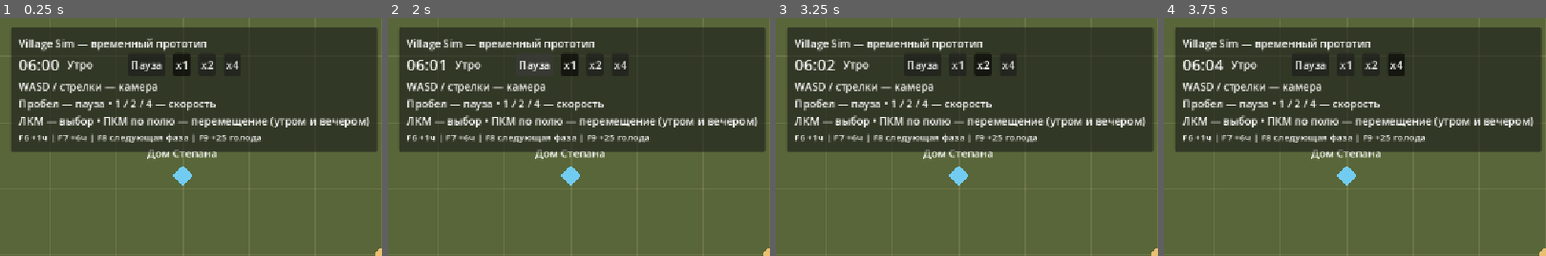
Above: before the commit, frames 1-4 (left to right).
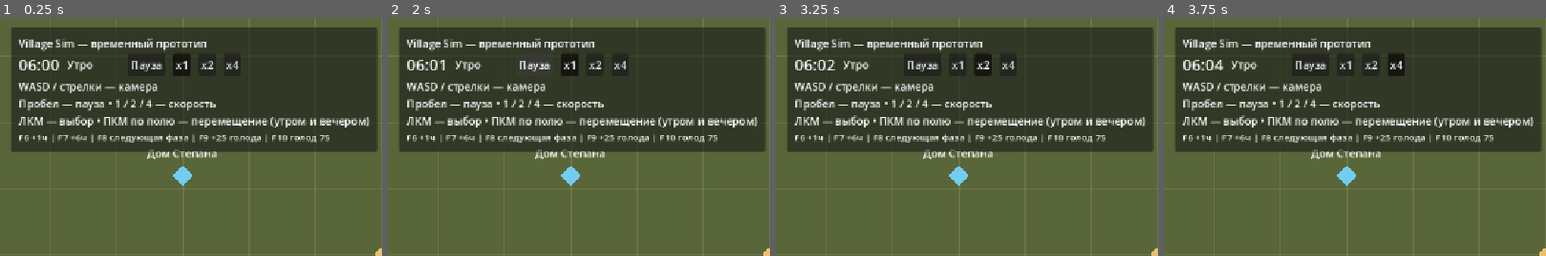
Above: after the commit, the same moments.

Repository: vladlopata5/village-sim
Game: Godot game, scene res://scenes/main.tscn
Two runs of this game, one before a commit and one after it. Both use one fixed random seed, a clock stepped at 60 frames per second and the inputs below.
Inputs:
- Up to frame 1 (0.25 s): no input
- Up to frame 2 (2 s): click "Пауза" at 0.5 s; click "Продолжить" at 1.25 s
- Up to frame 3 (3.25 s): click "x1" at 2 s; click "x2" at 2.75 s
- Up to frame 4 (3.75 s): click "x4" at 3.5 s
The pictures show only the part of the screen within x 0-50%, y 0-50%; the shares and areas given below are measured in that part.

The runs differ from the first frame. In frame 1, 0.3% of the frame differs, in the area x 69-87%, y 48-53%; in frame 2, 0.3%; in frame 3, 0.3%; in frame 4, 0.3%.

Commit message:
Add hunger-driven eating and resume resident schedule

Diff:
--- a/scenes/main.tscn
+++ b/scenes/main.tscn
@@ -15,6 +15,8 @@
 [ext_resource type="Script" path="res://scripts/world_location_view_2d.gd" id="9"]
 
 [ext_resource type="Script" path="res://scripts/resident_hunger.gd" id="10"]
+
+[ext_resource type="Script" path="res://scripts/resident_needs_controller.gd" id="11"]
 
 [node name="Main" type="Node"]
 process_mode = 3
@@ -80,3 +82,6 @@
 
 [node name="ResidentHunger" type="Node" parent="."]
 script = ExtResource("10")
+
+[node name="ResidentNeedsController" type="Node" parent="."]
+script = ExtResource("11")
--- a/scripts/main.gd
+++ b/scripts/main.gd
@@ -6,6 +6,7 @@
 const BuildingData = preload("res://scripts/building_data.gd")
 const BuildingType = preload("res://scripts/building_type.gd")
 const BuildingView2D = preload("res://scenes/building_view_2d.tscn")
+var buildings: Array[BuildingData] = []
 var kitchen_data: BuildingData
 var world_locations = WorldLocations2D.new()
 var resident_data: ResidentData
@@ -24,6 +25,7 @@
 	$HUD/ResidentCard.bind_selection(resident_selection)
 	_create_test_resident()
 	_create_test_kitchen()
+	$ResidentNeedsController.setup(game_time, resident_data, buildings, world_locations, resident_intents, resident_schedule)
 	_build_hud()
 	game_time.minute_changed.connect(_update_clock)
 	game_time.phase_changed.connect(field.show_phase)
@@ -72,7 +74,7 @@
 	help.text = "WASD / стрелки — камера\nПробел — пауза • 1 / 2 / 4 — скорость\nЛКМ — выбор • ПКМ по полю — перемещение (утром и вечером)"
 	column.add_child(help)
 	var debug_help := Label.new()
-	debug_help.text = "F6 +1ч | F7 +6ч | F8 следующая фаза | F9 +25 голода"
+	debug_help.text = "F6 +1ч | F7 +6ч | F8 следующая фаза | F9 +25 голода | F10 голод 75"
 	debug_help.add_theme_font_size_override("font_size", 14)
 	column.add_child(debug_help)
 	_update_pause()
@@ -89,6 +91,7 @@
 		KEY_F7: game_time.debug_skip_minutes(360)
 		KEY_F8: game_time.debug_next_phase()
 		KEY_F9: _debug_add_hunger()
+		KEY_F10: _debug_set_hunger()
 		_: return
 	get_viewport().set_input_as_handled()
 
@@ -96,6 +99,11 @@
 	var selected = resident_selection.selected_resident
 	if selected != null:
 		selected.hunger += 25
+
+func _debug_set_hunger() -> void:
+	var selected = resident_selection.selected_resident
+	if selected != null:
+		selected.hunger = 75
 
 func _toggle_pause() -> void:
 	game_time.toggle_pause()
@@ -163,6 +171,7 @@
 
 func _create_test_kitchen() -> void:
 	kitchen_data = BuildingData.new(&"communal_kitchen_01", "Общая кухня", BuildingType.Type.FOOD)
+	buildings.append(kitchen_data)
 	# Same ID links two distinct data objects: building meaning and world place.
 	var location = WorldLocation.new(kitchen_data.id, kitchen_data.display_name)
 	var view = BuildingView2D.instantiate()
--- a/scripts/resident_activity.gd
+++ b/scripts/resident_activity.gd
@@ -1,3 +1,3 @@
 extends RefCounted
 ## Simulation state, independent of intent, renderer and UI.
-enum Type { IDLE, MOVING, SLEEPING, WORKING }
+enum Type { IDLE, MOVING, SLEEPING, WORKING, EATING }
--- a/scripts/resident_card.gd
+++ b/scripts/resident_card.gd
@@ -62,4 +62,5 @@
 		Activity.Type.MOVING: return "Идёт"
 		Activity.Type.SLEEPING: return "Спит"
 		Activity.Type.WORKING: return "Работает"
+		Activity.Type.EATING: return "Ест"
 		_: return "Бездельничает"
--- a/scripts/resident_data.gd
+++ b/scripts/resident_data.gd
@@ -12,9 +12,13 @@
 var profession: String
 var traits: Array[TraitData] = []
 ## Higher hunger/fatigue means more hungry/tired; higher mood means happier.
+signal hunger_changed
 var hunger: int = 0:
 	set(value):
-		hunger = clampi(value, 0, 100)
+		var bounded := clampi(value, 0, 100)
+		if hunger != bounded:
+			hunger = bounded
+			hunger_changed.emit()
 var fatigue: int = 0:
 	set(value):
 		fatigue = clampi(value, 0, 100)
--- /dev/null
+++ b/scripts/resident_needs_controller.gd
@@ -0,0 +1,98 @@
+extends Node
+## First need decision: hunger only. Uses existing buildings, places and intents.
+const Data = preload("res://scripts/resident_data.gd")
+const BuildingData = preload("res://scripts/building_data.gd")
+const BuildingType = preload("res://scripts/building_type.gd")
+const Intent = preload("res://scripts/resident_intent.gd")
+const IntentController = preload("res://scripts/resident_intent_controller.gd")
+const Schedule = preload("res://scripts/resident_schedule_controller.gd")
+const Activity = preload("res://scripts/resident_activity.gd")
+const EAT_PRIORITY := 75
+const HUNGER_THRESHOLD := 70
+const MEAL_MINUTES := 30
+var _data: Data
+var _buildings: Array[BuildingData]
+var _locations: RefCounted
+var _intents: IntentController
+var _schedule: Schedule
+var _clock: Node
+var _eat_intent: Intent
+var _meal_active := false
+var _meal_started_at: int = 0
+var _minutes_left: int = 0
+
+func setup(clock: Node, data: Data, buildings: Array[BuildingData], locations: RefCounted, intents: IntentController, schedule: Schedule) -> void:
+	_clock = clock
+	_data = data
+	_buildings = buildings
+	_locations = locations
+	_intents = intents
+	_schedule = schedule
+	_data.hunger_changed.connect(evaluate)
+	_clock.minute_changed.connect(_on_minute_changed)
+	_clock.phase_changed.connect(_on_phase_changed)
+	_intents.intent_changed.connect(_on_intent_changed)
+	_intents.intent_completed.connect(_on_intent_completed)
+	evaluate()
+
+func evaluate() -> void:
+	if _meal_active:
+		return
+	if _eat_intent != null:
+		if _intents.current_intent == _eat_intent:
+			return
+		_eat_intent = null
+	if _data.hunger < HUNGER_THRESHOLD or _data.activity == Activity.Type.SLEEPING or _schedule.is_night:
+		return
+	for building in _buildings:
+		if building.type != BuildingType.Type.FOOD:
+			continue
+		var location = _locations.get_location(building.id)
+		if location == null:
+			continue
+		var target: Variant = _locations.get_position(location.id)
+		if not target is Vector2:
+			continue
+		var candidate = Intent.new(Intent.Type.MOVE_TO, &"eat", target, EAT_PRIORITY)
+		# Set before submit: a resident already at the kitchen arrives synchronously.
+		_eat_intent = candidate
+		if not _intents.submit(candidate) and _eat_intent == candidate:
+			_eat_intent = null
+		return
+
+func _on_intent_changed(intent: Intent) -> void:
+	if intent.type != Intent.Type.NONE and intent != _eat_intent:
+		_eat_intent = null
+		_meal_active = false
+		_minutes_left = 0
+
+func _on_intent_completed(intent: Intent) -> void:
+	if intent != _eat_intent or _schedule.is_night:
+		return
+	_eat_intent = null
+	_meal_active = true
+	_meal_started_at = _clock.total_minutes
+	_minutes_left = MEAL_MINUTES
+	_data.activity = Activity.Type.EATING
+
+func _on_minute_changed(total_minutes: int) -> void:
+	if _meal_active and total_minutes > _meal_started_at:
+		_minutes_left -= 1
+		if _minutes_left == 0:
+			_meal_active = false
+			_data.activity = Activity.Type.IDLE
+			_data.hunger -= 60
+			_schedule.resume_current_phase()
+	evaluate()
+
+func _on_phase_changed(_phase: String) -> void:
+	# If home is missing, night still interrupts the meal without a false arrival.
+	if _schedule.is_night:
+		_intents.clear_reason(&"eat")
+		_eat_intent = null
+		_meal_active = false
+		_minutes_left = 0
+		if _data.activity == Activity.Type.EATING:
+			_data.activity = Activity.Type.IDLE
+	else:
+		evaluate()
--- a/scripts/resident_schedule_controller.gd
+++ b/scripts/resident_schedule_controller.gd
@@ -21,7 +21,7 @@
 
 func request_manual_move(world_target: Vector2) -> bool:
 	# Keep work/sleep protected even after their movement intent has completed.
-	if _phase not in ["Утро", "Вечер"]:
+	if _phase not in ["Утро", "Вечер"] or _intents.resident_data.activity == Activity.Type.EATING:
 		return false
 	return _intents.submit(ResidentIntent.new(ResidentIntent.Type.MOVE_TO, &"manual_move", world_target, MANUAL_PRIORITY))
 
@@ -32,6 +32,9 @@
 	_intents.clear_reason(&"night_home")
 	var data = _intents.resident_data
 	if data == null:
+		return
+	# Eating holds its priority after the movement intent has completed.
+	if data.activity == Activity.Type.EATING and phase != "Ночь":
 		return
 	if data.activity in [Activity.Type.WORKING, Activity.Type.SLEEPING]:
 		data.activity = Activity.Type.IDLE
@@ -54,3 +57,6 @@
 		data.activity = Activity.Type.WORKING
 	elif is_night and intent.reason_id == &"night_home":
 		data.activity = Activity.Type.SLEEPING
+
+func resume_current_phase() -> void:
+	_on_phase_changed(_phase)
--- a/tests/test_debug_time.gd
+++ b/tests/test_debug_time.gd
@@ -82,6 +82,8 @@
 
 	var scene = load("res://scenes/main.tscn").instantiate()
 	root.add_child(scene)
+	# Test this subsystem alone; need/schedule interaction has its own suite.
+	scene.get_node("ResidentNeedsController").free()
 	await process_frame
 	await process_frame
 	clock = scene.get_node("GameTime")
--- a/tests/test_night_home.gd
+++ b/tests/test_night_home.gd
@@ -57,6 +57,8 @@
 
 	var scene = load("res://scenes/main.tscn").instantiate()
 	root.add_child(scene)
+	# Test this subsystem alone; need/schedule interaction has its own suite.
+	scene.get_node("ResidentNeedsController").free()
 	await process_frame
 	await process_frame
 	var clock = scene.get_node("GameTime")
--- a/tests/test_resident_activity.gd
+++ b/tests/test_resident_activity.gd
@@ -14,6 +14,8 @@
 func _run() -> void:
 	var scene = load("res://scenes/main.tscn").instantiate()
 	root.add_child(scene)
+	# Test this subsystem alone; need/schedule interaction has its own suite.
+	scene.get_node("ResidentNeedsController").free()
 	await process_frame
 	await process_frame
 	var data = scene.resident_data
--- a/tests/test_resident_hunger.gd
+++ b/tests/test_resident_hunger.gd
@@ -67,6 +67,8 @@
 	hunger.queue_free()
 	var scene = load("res://scenes/main.tscn").instantiate()
 	root.add_child(scene)
+	# Test this subsystem alone; need/schedule interaction has its own suite.
+	scene.get_node("ResidentNeedsController").free()
 	await process_frame
 	await process_frame
 	clock = scene.game_time
--- a/tests/test_resident_intent.gd
+++ b/tests/test_resident_intent.gd
@@ -33,6 +33,8 @@
 
 	var scene = load("res://scenes/main.tscn").instantiate()
 	root.add_child(scene)
+	# Test this subsystem alone; need/schedule interaction has its own suite.
+	scene.get_node("ResidentNeedsController").free()
 	await process_frame
 	await process_frame
 	var intents = scene.get_node("ResidentIntentController")
--- /dev/null
+++ b/tests/test_resident_needs.gd
@@ -0,0 +1,171 @@
+extends SceneTree
+const Activity = preload("res://scripts/resident_activity.gd")
+const Intent = preload("res://scripts/resident_intent.gd")
+var failures := 0
+func _initialize() -> void:
+	call_deferred("_run")
+func check(condition: bool, message: String) -> void:
+	if not condition:
+		failures += 1
+		push_error(message)
+func make_scene() -> Node:
+	var scene = load("res://scenes/main.tscn").instantiate()
+	root.add_child(scene)
+	scene.game_time.set_process(false)
+	scene.resident_view.set_process(false)
+	return scene
+func key(code: Key, echo: bool = false) -> void:
+	for pressed in [true, false]:
+		var event := InputEventKey.new()
+		event.physical_keycode = code
+		event.pressed = pressed
+		event.echo = echo
+		root.push_input(event, true)
+func _run() -> void:
+	for speed in [1, 2, 4]:
+		var scene = make_scene()
+		var data = scene.resident_data
+		var view = scene.resident_view
+		var clock = scene.game_time
+		var intents = scene.resident_intents
+		var needs = scene.get_node("ResidentNeedsController")
+		clock.set_speed(speed)
+		key(KEY_F10)
+		check(data.hunger == 20, "F10 without selection does nothing")
+		scene.resident_selection.select(data)
+		key(KEY_F8)
+		view._process(20.0)
+		check(data.activity == Activity.Type.WORKING, "Initial day work")
+		# Reach 11:00 with low hunger, then trigger the actual debug command.
+		clock.debug_skip_minutes(240)
+		paused = true
+		var before: Vector2 = view.global_position
+		key(KEY_F10)
+		check(data.hunger == 75 and intents.current_intent.reason_id == &"eat" and intents.current_intent.priority == 75, "F10 sets 75 and food outranks work")
+		var eat = intents.current_intent
+		for _repeat in range(10):
+			needs.evaluate()
+		check(intents.current_intent == eat, "Repeated evaluations do not recreate food intent")
+		check(view.target_position == scene.world_locations.get_position(scene.kitchen_data.id), "Food position resolved through existing world mapping")
+		view._process(1.0)
+		check(view.global_position == before, "Paused food route does not move")
+		paused = false
+		view._process(20.0)
+		check(data.activity == Activity.Type.EATING and intents.current_intent.type == Intent.Type.NONE and not view.has_movement_target, "Kitchen arrival starts EATING after intent completion")
+		var card = scene.get_node("HUD/ResidentCard")
+		card._refresh()
+		check(card.activity_label.text == "Занятие: Ест", "Card reads EATING")
+		paused = true
+		clock.advance(100.0)
+		check(data.activity == Activity.Type.EATING and data.hunger == 75, "Paused meal timer does not advance")
+		paused = false
+		var food_point: Vector2 = view.global_position
+		clock.advance(29.0 / speed)
+		check(data.activity == Activity.Type.EATING and view.global_position == food_point, "Meal lasts at least 29 game minutes on every speed")
+		clock.advance(1.0 / speed)
+		check(data.hunger == 17 and intents.current_intent.reason_id == &"day_work", "Minute 30 reduces hunger by 60 and resumes work schedule")
+		view._process(20.0)
+		check(data.activity == Activity.Type.WORKING, "After food returns to WORKING in daytime")
+		check(data.fatigue == 35 and data.mood == 65, "Food leaves fatigue/mood unchanged")
+		scene.free()
+	# Evening meal remains IDLE, manual commands cannot interrupt eating.
+	var scene = make_scene()
+	var data = scene.resident_data
+	var view = scene.resident_view
+	var clock = scene.game_time
+	var needs = scene.get_node("ResidentNeedsController")
+	clock.debug_next_phase()
+	clock.debug_next_phase()
+	data.hunger = 75
+	view._process(20.0)
+	check(data.activity == Activity.Type.EATING and not scene.resident_schedule.request_manual_move(Vector2.ZERO), "Evening food holds priority after arrival")
+	clock.debug_skip_minutes(30)
+	check(data.activity == Activity.Type.IDLE and not view.has_movement_target, "Evening completion does not assign automatic destination")
+	# Night interrupts an unfinished meal: no hunger reduction later.
+	clock.debug_skip_minutes(329)
+	data.hunger = 75
+	view._process(20.0)
+	check(data.activity == Activity.Type.EATING, "Already at kitchen starts meal immediately")
+	clock.debug_next_phase()
+	check(scene.resident_intents.current_intent.reason_id == &"night_home" and data.activity == Activity.Type.MOVING, "23:00 interrupts EATING with priority 100 home route")
+	var after_interruption: int = data.hunger
+	clock.debug_skip_minutes(30)
+	check(data.hunger >= after_interruption, "Interrupted meal never applies delayed hunger reduction")
+	view._process(20.0)
+	data.hunger = 75
+	check(data.activity == Activity.Type.SLEEPING and not view.has_movement_target, "Hungry sleeper does not seek food")
+	clock.debug_next_phase()
+	check(scene.resident_intents.current_intent.reason_id == &"eat", "Morning awakening reevaluates high hunger")
+	scene.free()
+	# Missing FOOD representation means no fake destination or meal.
+	scene = make_scene()
+	data = scene.resident_data
+	view = scene.resident_view
+	clock = scene.game_time
+	scene.get_node("World/CommunalKitchen").free()
+	data.hunger = 75
+	check(not view.has_movement_target and data.activity == Activity.Type.IDLE, "Missing kitchen does not send resident to world origin")
+	scene.free()
+	# Food route across phase transitions: work cannot overwrite it; evening preserves meal.
+	scene = make_scene()
+	data = scene.resident_data
+	view = scene.resident_view
+	clock = scene.game_time
+	data.hunger = 69
+	clock.debug_skip_minutes(15)
+	check(scene.resident_intents.current_intent.reason_id == &"eat", "Natural growth crossing 70 triggers food decision")
+	var same = scene.resident_intents.current_intent
+	clock.debug_next_phase()
+	check(scene.resident_intents.current_intent == same, "07:00 work cannot overwrite an existing food route")
+	view._process(20.0)
+	# Lower hunger for clamp check, and skip to evening while timer stays under 30.
+	clock.total_minutes = 1019
+	clock.advance(1.0)
+	check(data.activity == Activity.Type.EATING, "17:00 does not prematurely interrupt food")
+	data.hunger = 0
+	clock.debug_skip_minutes(29)
+	check(data.hunger == 0 and data.activity == Activity.Type.IDLE, "Meal reduction clamps at zero and resumes evening IDLE")
+	scene.free()
+	# Night also interrupts movement to food; stale arrival cannot start meal.
+	scene = make_scene()
+	data = scene.resident_data
+	view = scene.resident_view
+	clock = scene.game_time
+	clock.debug_next_phase()
+	clock.debug_next_phase()
+	data.hunger = 75
+	var old_eat = scene.resident_intents.current_intent
+	clock.debug_next_phase()
+	view.intent_completed.emit(old_eat)
+	check(scene.resident_intents.current_intent.reason_id == &"night_home" and data.activity == Activity.Type.MOVING, "Night preempts food route and ignores stale arrival")
+	scene.free()
+	# Arrival during the same minute signal must not count that minute twice.
+	scene = make_scene()
+	data = scene.resident_data
+	view = scene.resident_view
+	clock = scene.game_time
+	view.global_position = scene.world_locations.get_position(scene.kitchen_data.id)
+	data.hunger = 69
+	clock.advance(15.0)
+	check(data.activity == Activity.Type.EATING and data.hunger == 70, "Natural threshold at kitchen starts meal synchronously")
+	clock.advance(29.0)
+	check(data.activity == Activity.Type.EATING, "Arrival minute is excluded from meal duration")
+	clock.advance(1.0)
+	check(data.activity == Activity.Type.IDLE and data.hunger == 12, "Synchronous meal completes after exactly 30 following minutes")
+	scene.free()
+	# A morning meal survives 07:00 and then returns to daytime work.
+	scene = make_scene()
+	data = scene.resident_data
+	view = scene.resident_view
+	clock = scene.game_time
+	clock.debug_skip_minutes(59)
+	data.hunger = 75
+	view._process(20.0)
+	clock.debug_next_phase()
+	check(data.activity == Activity.Type.EATING, "07:00 cannot interrupt an ongoing morning meal")
+	clock.debug_skip_minutes(29)
+	check(scene.resident_intents.current_intent.reason_id == &"day_work", "Meal spanning 07:00 resumes work on completion")
+	scene.free()
+	paused = false
+	print("Needs checks: ", "PASS" if failures == 0 else "FAIL (%d)" % failures)
+	quit(0 if failures == 0 else 1)
--- a/tests/test_resident_schedule.gd
+++ b/tests/test_resident_schedule.gd
@@ -24,6 +24,8 @@
 func _run() -> void:
 	var scene = load("res://scenes/main.tscn").instantiate()
 	root.add_child(scene)
+	# Test this subsystem alone; need/schedule interaction has its own suite.
+	scene.get_node("ResidentNeedsController").free()
 	await process_frame
 	await process_frame
 	var clock = scene.game_time
--- a/tests/test_resident_states.gd
+++ b/tests/test_resident_states.gd
@@ -33,6 +33,8 @@
 		check(independent.get(property) == 49, "Preserve valid value: " + property)
 	var scene = load("res://scenes/main.tscn").instantiate()
 	root.add_child(scene)
+	# Test this subsystem alone; need/schedule interaction has its own suite.
+	scene.get_node("ResidentNeedsController").free()
 	await process_frame
 	await process_frame
 	var data = scene.resident_data
--- a/tests/test_world_location.gd
+++ b/tests/test_world_location.gd
@@ -32,6 +32,8 @@
 	replacement.queue_free()
 	var scene = load("res://scenes/main.tscn").instantiate()
 	root.add_child(scene)
+	# Test this subsystem alone; need/schedule interaction has its own suite.
+	scene.get_node("ResidentNeedsController").free()
 	await process_frame
 	await process_frame
 	var data = scene.resident_data
Not shown: 1 places in scenes/main.tscn that only renumber resources
Not shown, added: scripts/resident_needs_controller.gd.uid
Not shown, added: tests/test_resident_needs.gd.uid
Not shown, changed: docs/DECISIONS.md
Not shown, changed: docs/PHASE_4.md
Not shown, changed: docs/ROADMAP.md
